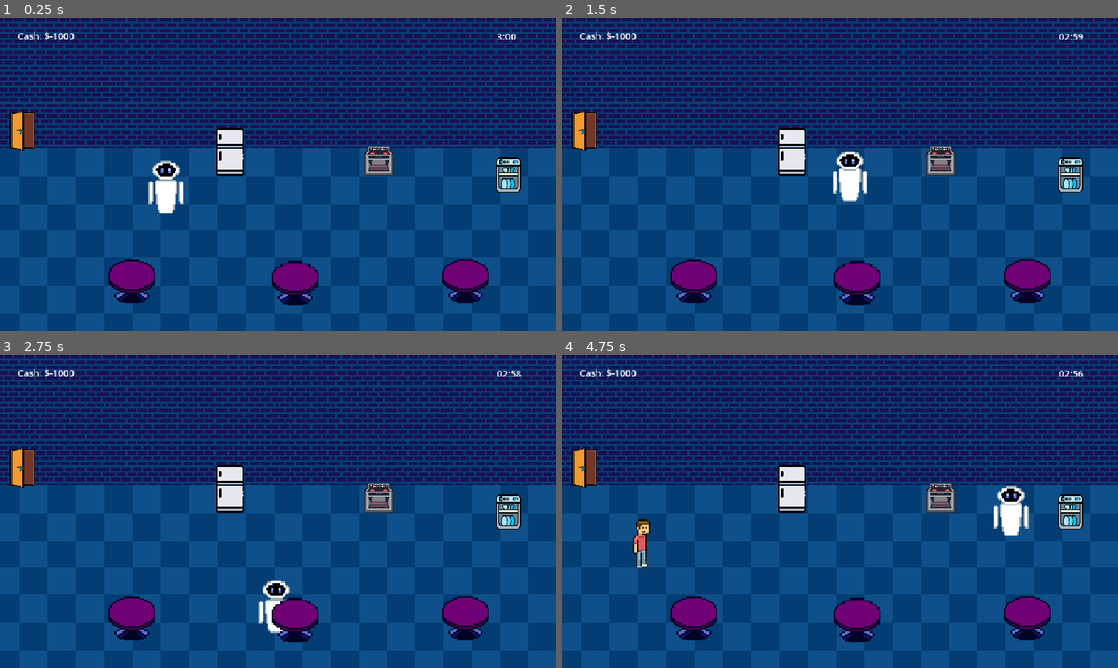
Above: before the commit, frames 1-4 (two rows, left to right).
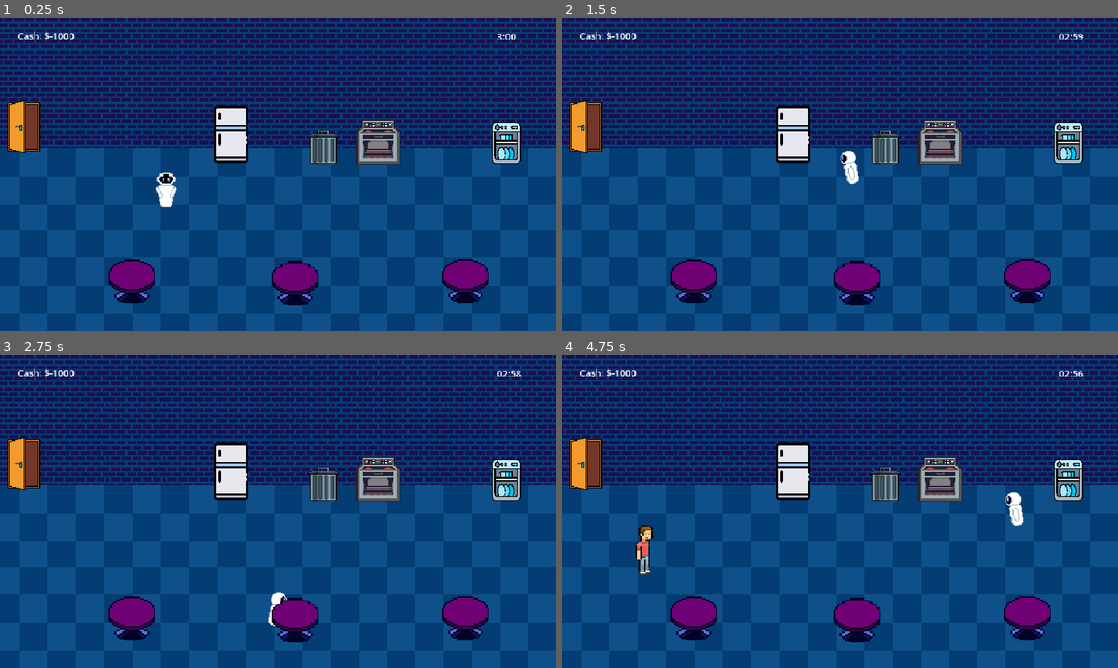
Above: after the commit, the same moments.

Repository: danielabenenciovj/TheFutureRestaurant
Game: Godot game, scene res://Scenes/main_lvl.tscn
Same seed, same stepped clock (60 frames per second), same inputs: the game is played once before the commit and once after it.
Inputs (mouse positions are in pixels of both pictures, inside the frame that each line leads up to):
- Up to frame 1 (0.25 s): no input
- Up to frame 2 (1.5 s): move the mouse to (940, 158) at 0.52 s; click (940, 158) at 0.67 s; move the mouse to (695, 280) at 1.27 s; click (695, 280) at 1.42 s
- Up to frame 3 (2.75 s): move the mouse to (294, 621) at 2.02 s; click (294, 621) at 2.17 s
- Up to frame 4 (4.75 s): move the mouse to (1029, 617) at 2.77 s; click (1029, 617) at 2.92 s; move the mouse to (1073, 511) at 3.52 s; click (1073, 511) at 3.67 s; move the mouse to (789, 489) at 4.27 s; click (789, 489) at 4.42 s

The runs differ from the first frame. In frame 1, 5.0% of the frame differs, in the area x 1-94%, y 26-63%; in frame 2, 5.0%; in frame 3, 4.8%; in frame 4, 5.5%, in the area x 1-94%, y 26-71%.

Commit message:
Trash can added, and directional sprites

Diff:
--- a/Scenes/main_lvl.tscn
+++ b/Scenes/main_lvl.tscn
@@ -11,6 +11,7 @@
 [ext_resource type="Texture2D" uid="uid://b4t2qhjpjay53" path="res://Assets/BG_Wall.png" id="9_yvhmh"]
 [ext_resource type="Texture2D" uid="uid://0567cu0hmao6" path="res://Assets/BG_Floorl.png" id="10_kwnot"]
 [ext_resource type="PackedScene" uid="uid://b7rq032gcv2hy" path="res://Scenes/fridge.tscn" id="11_kwnot"]
+[ext_resource type="PackedScene" uid="uid://dp5urtlyxyecy" path="res://Scenes/trash_can.tscn" id="12_0i2lu"]
 
 [sub_resource type="NavigationPolygon" id="NavigationPolygon_a3p8x"]
 vertices = PackedVector2Array(950, 470, 10, 470, 10, 10, 950, 10)
@@ -22,6 +23,8 @@
 customer_scene = ExtResource("6_np6i8")
 
 [node name="NavigationRegion2D" type="NavigationRegion2D" parent="." unique_id=1203808199]
+position = Vector2(-27, 199.00002)
+scale = Vector2(1.0430411, 0.73204654)
 navigation_polygon = SubResource("NavigationPolygon_a3p8x")
 
 [node name="RobotWaiter" parent="." unique_id=640933614 instance=ExtResource("1_lija3")]
@@ -31,8 +34,8 @@
 
 [node name="CookStation" parent="." unique_id=2052939998 instance=ExtResource("2_8roya")]
 top_level = true
-position = Vector2(654, 249)
-scale = Vector2(0.2, 0.2)
+position = Vector2(653, 219)
+scale = Vector2(0.3, 0.3)
 
 [node name="Table" parent="." unique_id=1328093088 instance=ExtResource("3_b3ecl")]
 position = Vector2(227, 450)
@@ -48,8 +51,8 @@
 
 [node name="CleaningStation" parent="." unique_id=70017856 instance=ExtResource("4_ny0fp")]
 top_level = true
-position = Vector2(876, 271)
-scale = Vector2(0.5, 0.5)
+position = Vector2(872, 216)
+scale = Vector2(0.6, 0.6)
 
 [node name="UIMoney-Timer" type="VisibleOnScreenEnabler2D" parent="." unique_id=1266363139 groups=["UI_GROUP"]]
 top_level = true
@@ -90,10 +93,15 @@
 
 [node name="Door" parent="." unique_id=1822327672 instance=ExtResource("8_k2kfd")]
 top_level = true
-position = Vector2(39, 194)
-scale = Vector2(0.3, 0.3)
+position = Vector2(41, 187)
+scale = Vector2(0.4, 0.4)
 
 [node name="Fridge" parent="." unique_id=1144173516 instance=ExtResource("11_kwnot")]
-position = Vector2(397, 231)
+position = Vector2(399, 201.00002)
+scale = Vector2(1.2, 1.2)
+
+[node name="TrashCan" parent="." unique_id=1487292588 instance=ExtResource("12_0i2lu")]
+position = Vector2(558, 221)
+scale = Vector2(0.5, 0.5)
 
 [connection signal="timeout" from="CustomerSpawnTimer" to="." method="_on_customer_spawn_timer_timeout"]
--- a/Scenes/robot_waiter.tscn
+++ b/Scenes/robot_waiter.tscn
@@ -2,7 +2,11 @@
 
 [ext_resource type="Script" uid="uid://en730fti0t1g" path="res://Scripts/robot_waiter.gd" id="1_x4a8y"]
 [ext_resource type="Texture2D" uid="uid://r3fornsh2qqg" path="res://Assets/Walter-Sheet-300.png" id="2_oewrc"]
+[ext_resource type="Texture2D" uid="uid://dw685nh3wgb2g" path="res://Assets/Walter_Ch_Back Order.png" id="2_ssr73"]
+[ext_resource type="Texture2D" uid="uid://cm3vpxaoa14ye" path="res://Assets/Walter_Ch_Iz1.png" id="3_8crw5"]
 [ext_resource type="Texture2D" uid="uid://b88en5v0hvfoc" path="res://Assets/DirtyPlate_Front.png" id="3_40yqy"]
+[ext_resource type="Texture2D" uid="uid://c5rp838vnhjax" path="res://Assets/Walter_Ch_Front Order.png" id="3_a8ycy"]
+[ext_resource type="Texture2D" uid="uid://fs73bqp3foho" path="res://Assets/Walter_Ch_Der1.png" id="4_a8ycy"]
 
 [sub_resource type="RectangleShape2D" id="RectangleShape2D_oewrc"]
 size = Vector2(125, 76)
@@ -52,6 +56,11 @@
 
 [node name="RobotWaiter" type="CharacterBody2D" unique_id=640933614 groups=["Waiters"]]
 script = ExtResource("1_x4a8y")
+tex_walk_up = ExtResource("2_ssr73")
+tex_walk_down = ExtResource("3_a8ycy")
+tex_walk_left = ExtResource("3_8crw5")
+tex_walk_right = ExtResource("4_a8ycy")
+tex_dirty_dish = ExtResource("3_40yqy")
 
 [node name="CollisionShape2D" type="CollisionShape2D" parent="." unique_id=591466475]
 z_index = 1
@@ -59,6 +68,7 @@
 shape = SubResource("RectangleShape2D_oewrc")
 
 [node name="AnimatedSprite2D" type="AnimatedSprite2D" parent="." unique_id=923311250]
+visible = false
 position = Vector2(0, -1.0000001)
 scale = Vector2(1.4375, 1.4765624)
 sprite_frames = SubResource("SpriteFrames_a8ycy")
@@ -77,5 +87,8 @@
 scale = Vector2(0.63999975, 0.59999967)
 texture = ExtResource("3_40yqy")
 
+[node name="Sprite2D" type="Sprite2D" parent="." unique_id=2111723244]
+texture = ExtResource("3_a8ycy")
+
 [connection signal="navigation_finished" from="NavigationAgent2D" to="." method="_on_navigation_agent_2d_navigation_finished"]
 [connection signal="velocity_computed" from="NavigationAgent2D" to="." method="_on_navigation_agent_2d_velocity_computed"]
--- /dev/null
+++ b/Scenes/trash_can.tscn
@@ -0,0 +1,20 @@
+[gd_scene format=3 uid="uid://dp5urtlyxyecy"]
+
+[ext_resource type="Script" uid="uid://covenhc7tbku4" path="res://Scripts/trash_can.gd" id="1_t3ghh"]
+[ext_resource type="Texture2D" uid="uid://bpsg7kqtbcni5" path="res://Assets/divexfre-pixel-trash-can-9798640.png" id="1_yk8j1"]
+
+[sub_resource type="RectangleShape2D" id="RectangleShape2D_t3ghh"]
+size = Vector2(102, 121)
+
+[node name="TrashCan" type="Area2D" unique_id=1487292588]
+script = ExtResource("1_t3ghh")
+
+[node name="Sprite2D" type="Sprite2D" parent="." unique_id=172884759]
+scale = Vector2(0.0630428, 0.04287603)
+texture = ExtResource("1_yk8j1")
+
+[node name="CollisionShape2D" type="CollisionShape2D" parent="." unique_id=1182615785]
+position = Vector2(1, 5.5)
+shape = SubResource("RectangleShape2D_t3ghh")
+
+[connection signal="input_event" from="." to="." method="_on_input_event"]
--- a/Scripts/customer.gd
+++ b/Scripts/customer.gd
@@ -43,12 +43,16 @@
 	if waiting_for_order:
 		wait_timer += delta
 		if wait_timer >= max_wait_time:
+			if target_table != null:
+				target_table.abandon_table() # Le avisamos a la mesa que la abandonamos
 			leave_restaurant()
 			return
 
 	if waiting_for_food:
 		food_wait_timer += delta
 		if food_wait_timer >= max_food_wait_time:
+			if target_table != null:
+				target_table.abandon_table() # Le avisamos a la mesa que la abandonamos
 			leave_restaurant()
 			return
 
--- a/Scripts/robot_waiter.gd
+++ b/Scripts/robot_waiter.gd
@@ -3,6 +3,16 @@
 var active_table: Area2D = null
 @export var speed: float = 600.0
 @onready var nav_agent: NavigationAgent2D = $NavigationAgent2D
+@onready var sprite: Sprite2D = $Sprite2D
+
+@export var tex_walk_up: Texture2D
+@export var tex_walk_down: Texture2D
+@export var tex_walk_left: Texture2D
+@export var tex_walk_right: Texture2D
+
+@export var tex_dirty_dish: Texture2D
+@export var tex_drink_generic: Texture2D
+var current_item_texture: Texture2D = null
 
 enum HandState { EMPTY, DRINK_ORDER, FOOD_ORDER, DISH_READY, DIRTY_DISH, DRINK }
 
@@ -18,11 +28,41 @@
 	nav_agent.target_desired_distance = 25.0
 
 func _process(_delta: float) -> void:
-	# Verificamos si el mozo tiene el plato sucio en la mano
-	if actual_state == HandState.DIRTY_DISH:
-		$HeldItem.visible = true
-	else:
-		$HeldItem.visible = false
+
+	# 1. Acomodamos el plato según hacia dónde mire el dibujo de Walter
+	if sprite.texture == tex_walk_right:
+		$HeldItem.position = Vector2(25, 5)
+		$HeldItem.z_index = 1
+
+	elif sprite.texture == tex_walk_left:
+		$HeldItem.position = Vector2(-25, 5)
+		$HeldItem.z_index = 1
+
+	elif sprite.texture == tex_walk_down:
+		$HeldItem.position = Vector2(0, 15)
+		$HeldItem.z_index = 1
+
+	elif sprite.texture == tex_walk_up:
+		$HeldItem.position = Vector2(0, -10)
+		$HeldItem.z_index = -1
+
+	# 2. Mostramos u ocultamos el objeto según lo que tenga en la mano
+	match actual_state:
+		HandState.DIRTY_DISH:
+			$HeldItem.texture = tex_dirty_dish
+			$HeldItem.visible = true
+
+		HandState.DRINK:
+			$HeldItem.texture = tex_drink_generic
+			$HeldItem.visible = true
+
+		HandState.DISH_READY:
+			$HeldItem.texture = current_item_texture
+			$HeldItem.visible = true
+
+		_: # El guion bajo significa "En cualquier otro caso" (Como el estado EMPTY)
+			$HeldItem.visible = false
+			$HeldItem.texture = null
 
 func _unhandled_input(event: InputEvent) -> void:
 
@@ -45,19 +85,38 @@
 			target_interactable = null
 
 func _physics_process(_delta: float) -> void:
-	if nav_agent.is_navigation_finished():
-		return
 
 	var current_agent_position: Vector2 = global_position
 	var next_path_position: Vector2 = nav_agent.get_next_path_position()
 
 	var intended_velocity: Vector2 = current_agent_position.direction_to(next_path_position) * speed
 
-
 	nav_agent.set_velocity(intended_velocity)
 
 	velocity = safe_vel
 	move_and_slide()
+
+	# --- LÓGICA DE ANIMACIÓN Y DIRECCIÓN ---
+
+	# Si la velocidad es mayor a un número pequeño (para evitar tirones)
+	if velocity.length() > 10.0:
+		# Comparamos qué movimiento es más fuerte: el horizontal o el vertical
+		if abs(velocity.x) > abs(velocity.y):
+			# Movimiento predominantemente HORIZONTAL
+			if velocity.x > 0:
+				sprite.texture = tex_walk_right
+				sprite.flip_h = false
+			else:
+				# Si no tenés un sprite dibujado mirando a la izquierda,
+				# podés usar el de la derecha y espejarlo poniendo flip_h = true
+				sprite.texture = tex_walk_left
+				sprite.flip_h = false
+		else:
+			# Movimiento predominantemente VERTICAL
+			if velocity.y > 0:
+				sprite.texture = tex_walk_down
+			else:
+				sprite.texture = tex_walk_up
 func _on_navigation_agent_2d_velocity_computed(safe_velocity: Vector2) -> void:
 	safe_vel = safe_velocity
 
--- a/Scripts/table.gd
+++ b/Scripts/table.gd
@@ -115,3 +115,18 @@
 	has_customer_waiting = true
 	current_customer = customer_node
 	print("Mesa activada para nuevo cliente: ", customer_node.name)
+
+func abandon_table() -> void:
+	is_occupied = false
+	has_customer_waiting = false
+	is_waiting_for_drink = false
+	needs_food_order = false
+	is_waiting_for_food = false
+	has_dirty_dish = false
+	current_customer = null
+
+	# Si tenías el sprite del plato sucio, nos aseguramos de apagarlo por si acaso
+	if has_node("DirtyDishSprite"):
+		$DirtyDishSprite.visible = false
+
+	print("El cliente se hartó y se fue. La mesa vuelve a estar 100% libre.")
--- /dev/null
+++ b/Scripts/trash_can.gd
@@ -0,0 +1,38 @@
+extends Area2D
+
+# Podés cambiar de cuánto es la multa desde el Inspector
+@export var penalty_amount: int = 50
+
+func _on_input_event(_viewport: Node, event: InputEvent, _shape_idx: int) -> void:
+	if event is InputEventMouseButton and event.button_index == MOUSE_BUTTON_LEFT and event.pressed:
+		var waiters = get_tree().get_first_node_in_group("Waiters")
+		if waiters != null:
+			waiters.nav_agent.target_position = global_position
+			waiters.target_interactable = self
+			get_viewport().set_input_as_handled()
+
+func interact(waiter: CharacterBody2D) -> void:
+	# Verificamos si tiene comida lista o una bebida para tirar
+	if waiter.actual_state == waiter.HandState.DISH_READY or waiter.actual_state == waiter.HandState.DRINK:
+		print("¡Comida/Bebida tirada a la basura! Multa de $", penalty_amount)
+
+		# 1. Le vaciamos las manos
+		waiter.actual_state = waiter.HandState.EMPTY
+		waiter.current_item_texture = null
+		waiter.active_table = null
+
+		# 2. Aplicamos la multa buscando la UI
+		var ui = get_tree().get_first_node_in_group("UI_GROUP")
+		if ui:
+			# Pasamos el número en negativo para que reste
+			ui.Add_Money(-penalty_amount)
+
+	# Opcional: Permitirle tirar platos sucios por si se traba, pero sin multa
+	elif waiter.actual_state == waiter.HandState.DIRTY_DISH:
+		print("Plato sucio tirado a la basura.")
+		waiter.actual_state = waiter.HandState.EMPTY
+		waiter.current_item_texture = null
+		waiter.active_table = null
+
+	else:
+		print("El mozo tiene las manos vacías o solo lleva una comanda (papel). No hay nada que tirar.")
Binary file added: Assets/Walter_Ch_Back Order.png
Not shown, added: Assets/Walter_Ch_Back Order.png.import
Binary file added: Assets/Walter_Ch_Der1.png
Not shown, added: Assets/Walter_Ch_Der1.png.import
Binary file added: Assets/Walter_Ch_Front Order.png
Not shown, added: Assets/Walter_Ch_Front Order.png.import
Binary file added: Assets/Walter_Ch_Iz1.png
Not shown, added: Assets/Walter_Ch_Iz1.png.import
Binary file added: Assets/divexfre-pixel-trash-can-9798640.png
Not shown, added: Assets/divexfre-pixel-trash-can-9798640.png.import
Not shown, added: Scripts/trash_can.gd.uid
